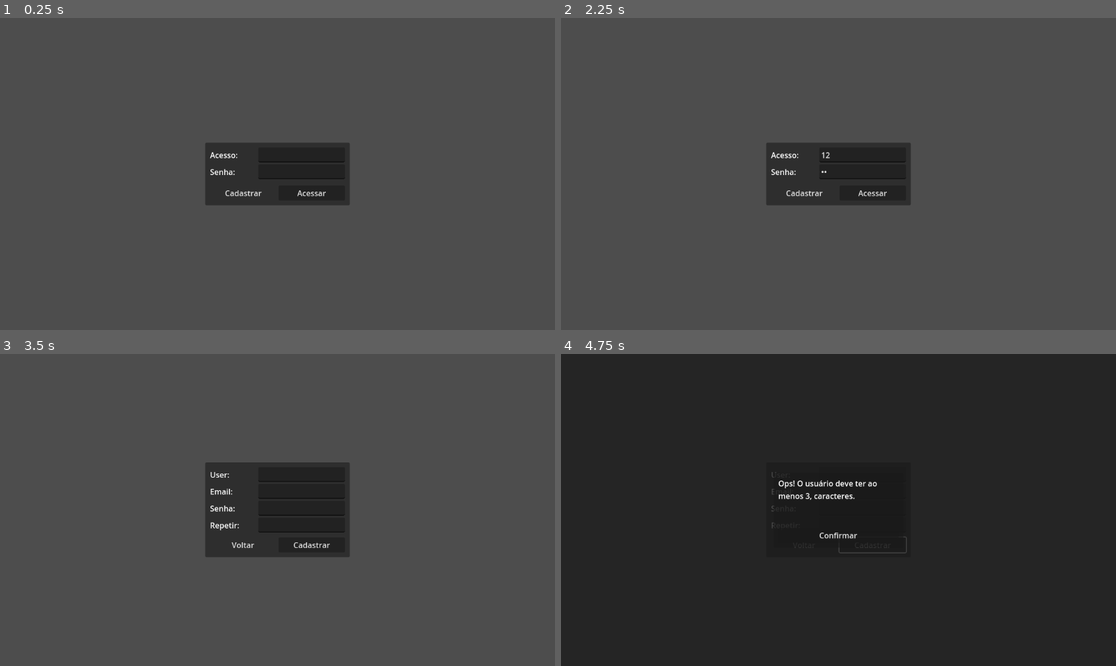
Above: before the commit, frames 1-4 (two rows, left to right).
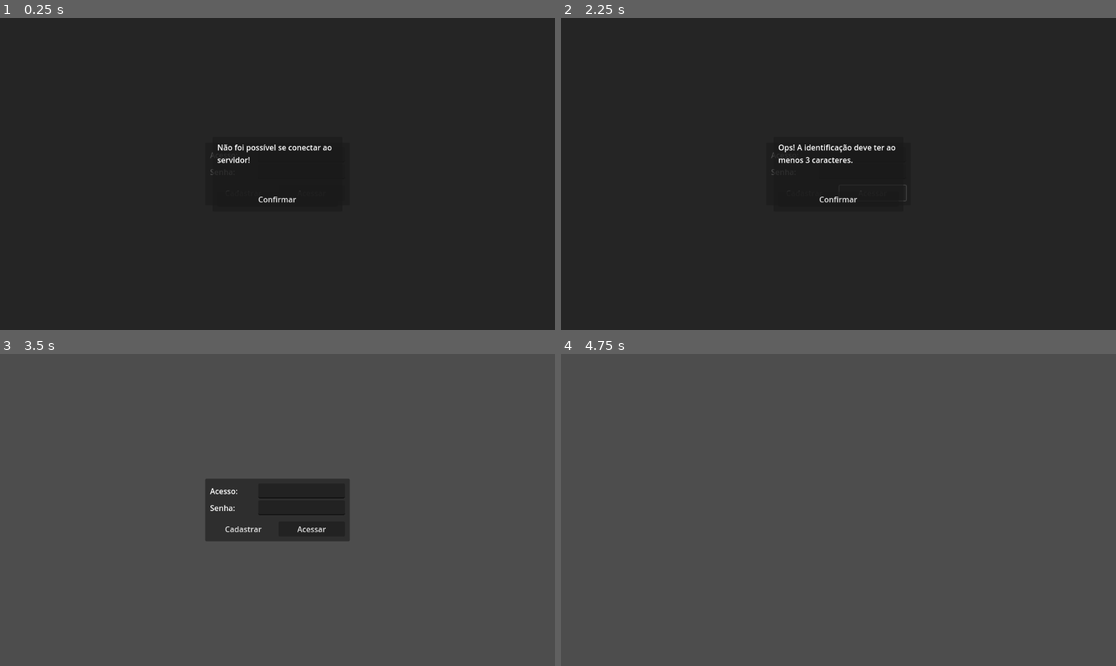
Above: after the commit, the same moments.

Repository: matheusoreis/GodOS
Game: Godot game, scene res://system/scenes/menu/menu.tscn
The game is run twice, just before and just after one commit, with the same random seed, the same clock (stepped at 60 frames per second) and the same inputs.
Inputs (mouse positions are in pixels of both pictures, inside the frame that each line leads up to):
- Up to frame 1 (0.25 s): no input
- Up to frame 2 (2.25 s): click (860, 155) at 0.52 s; type "12" at 0.6 s; click (860, 170) at 0.75 s; type "12" at 0.83 s; click "Acessar" at 1.25 s; click "Confirmar" (after the commit: "Acessar") at 2 s
- Up to frame 3 (3.5 s): click "Cadastrar" at 2.75 s
- Up to frame 4 (4.75 s): click "Cadastrar" at 3.5 s; click (805, 544) at 4.25 s, where only the run before the commit has a clickable "Voltar"

The runs differ from the first frame. In frame 1, 95% of the frame differs, in the area x 0-100%, y 0-100%; in frame 2, 96%; in frame 3, 3.0%; in frame 4, 100%.

Commit message:
Correção ao cadastrar conta não está conectado ao servidor

Diff:
--- a/client/database/interfaces/menu/sign_in/sign_in.gd
+++ b/client/database/interfaces/menu/sign_in/sign_in.gd
@@ -18,14 +18,6 @@
 
 
 func _on_confirm_pressed() -> void:
-	Network.connect_to_host(
-		Constants.host,
-		Constants.port,
-		Constants.secure
-	)
-
-	await Network.connected
-
 	var identifier: String = identifier_line.text
 	var password: String = password_line.text
 
--- a/client/system/scenes/menu/menu.gd
+++ b/client/system/scenes/menu/menu.gd
@@ -8,6 +8,14 @@
 
 func _ready() -> void:
 	Network.logger.connect(_on_network_logger)
+
+	Network.connect_to_host(
+		Constants.host,
+		Constants.port,
+		Constants.secure
+	)
+
+	await Network.connected
 
 	sign_in_ui.sign_up_pressed.connect(_show_sign_up_ui)
 	sign_up_ui.sign_in_pressed.connect(_show_sign_in_ui)
